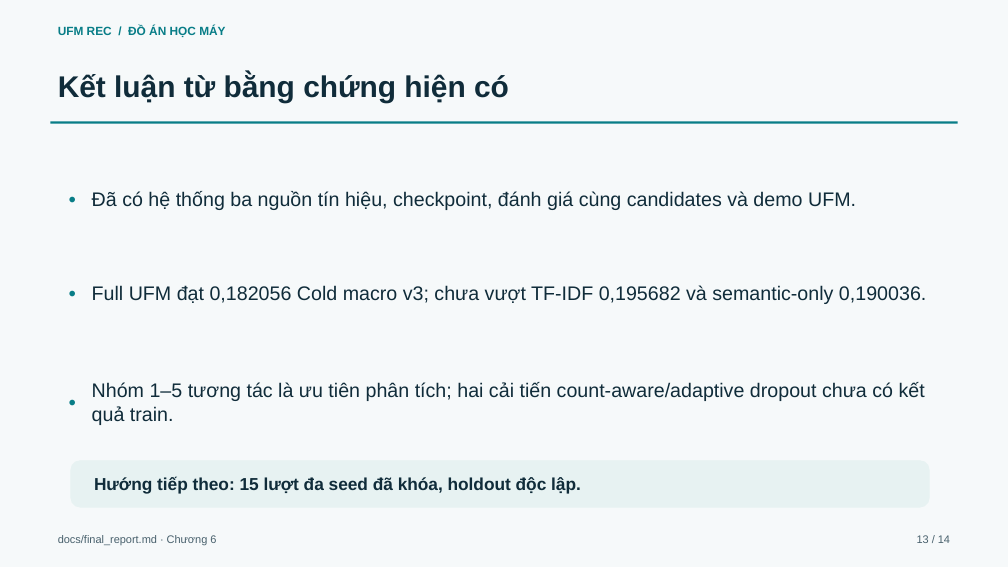
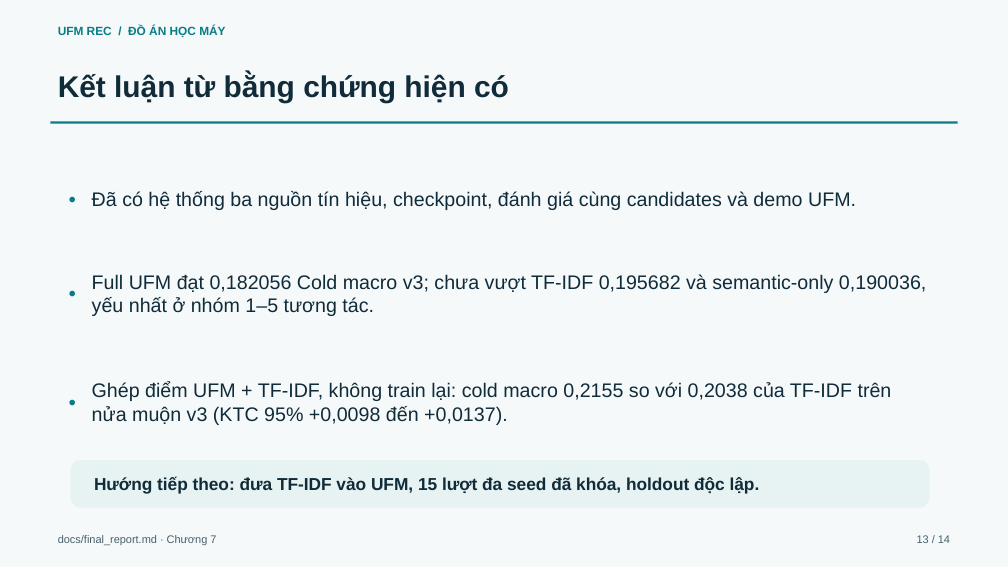
Before and after one commit to anky06-ky/UFM-Rec, a slide deck: slide 13 of output/presentation/UFM_Rec_Bao_Ve_20261103.pptx. Drawn at 1008x567 pixels with LibreOffice and Linux fonts; fonts in the diff are those of the drawing. Boxes give left, top, right and bottom in pixels: in the first picture for what was removed or moved away, otherwise in the second. Text is boxed around its words. In the diff, an @@ line names an element or a change of style, - is before the commit and + after.

```diff
--- a/output/presentation/UFM_Rec_Bao_Ve_20261103.pptx
+++ b/output/presentation/UFM_Rec_Bao_Ve_20261103.pptx
@@ text at (x1=92, y1=274, x2=926, y2=316): text changed @@
-Full UFM đạt 0,182056 Cold macro v3; chưa vượt TF-IDF 0,195682 và semantic-only 0,190036.
+Full UFM đạt 0,182056 Cold macro v3; chưa vượt TF-IDF 0,195682 và semantic-only 0,190036, yếu nhất ở nhóm 1–5 tương tác.
@@ text at (x1=92, y1=382, x2=892, y2=425): text changed @@
-Nhóm 1–5 tương tác là ưu tiên phân tích; hai cải tiến count-aware/adaptive dropout chưa có kết quả train.
+Ghép điểm UFM + TF-IDF, không train lại: cold macro 0,2155 so với 0,2038 của TF-IDF trên nửa muộn v3 (KTC 95% +0,0098 đến +0,0137).
@@ text at (x1=94, y1=476, x2=760, y2=493): text changed @@
-Hướng tiếp theo: 15 lượt đa seed đã khóa, holdout độc lập.
+Hướng tiếp theo: đưa TF-IDF vào UFM, 15 lượt đa seed đã khóa, holdout độc lập.
@@ text at (x1=58, y1=535, x2=216, y2=545): text changed @@
-docs/final_report.md · Chương 6
+docs/final_report.md · Chương 7
```
Also in this commit, not shown: 4 other slides changed, 23 other files.
